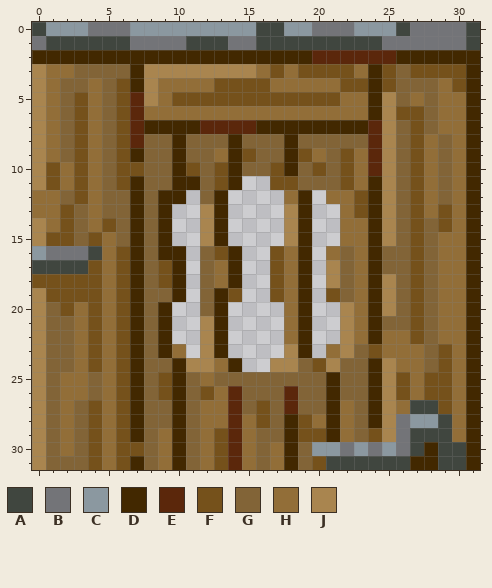
Pixel-art sprite -- Medival_pack/textures/blocks/door_wood_upper.png. Above is the file before it was changed.
The file is 32x32 pixels. Colours within 5 levels of each other are drawn and written as one.
Palette (. is transparent): A #40463f  B #737478  C #8b98a0  D #422800  E #5b270b  F #75511b  G #826437  H #926e38  J #a9854f
Pixels before, first column x 0:
 0 ACCCBBBCCCCCCCCCAACCBBBCCCABBBBA
 1 BAAAAAABBBBAAABBAAAAAAAAABBBBBBA
 2 DDDDDDDDDDDDDDDDDDDDEEEEEEDDDDDD
 3 JHHGGGGDJJJJJJJJHFHFFFFHDFGFFFFD
 4 JHGGHGFDJHHHHFFFFHHHHHFFDFGGGHFD
 5 JHGFHGFEJHFFFFFFFFFFFFHHDJGHGHHD
 6 JHGFHGFEHHHHHHHHHHHHHHHHDJFFGHHD
 7 JHGFHGFEDDDDEEEEDDDDDDDDEJGFGHHD
 8 JHGFHGFEGGDGGGDGGGDGGGGGEJGFHGHD
 9 JHGFHGFDGGDGGHDFGGDFHGFHEJGFHGHD
10 JFHFHGFFGGDFGFDGGFDGFGFHEJGFHGHD
11 JFHFHGFDGGDDGFD..FFGGGFHDJGFHGHD
12 HHGFHGGDGDD.GD....HD.HHFDJGFHGHD
13 HHFGHGGDGD..JD....JD..HFDJGFHFHD
14 JHFGHFGDGD..JD....JD..HHDJGFGFHD
15 JFFGFHGDGD..JD....JD..HHDJGFGHHD
16 CBBBAHFDGDD.GFD..FHD.HGHDGGFGHHD
17 AAAAFHFDGFD.GHD..FHD.JGHDGGFGHHD
18 FFFFFHFDGFD.GHD..FHD.JGHDJGFGHHD
19 JFFFFHFDGGD.GDF..FHD.FGHDJGFGHHD
20 JGFHFHFDGD..GD....HD..JHDJGFGHHD
21 JGGHFHFDGD..JD....HD..JHDGGFGHHD
22 JGGHFHFDGD..JD....HD..JHDHHFGHHD
23 JGGHFHFDGDH.JD....JD.HJGFHHHGFHD
24 JGGHFHFDGGDJJHD..JJGFJGGDJHHGFHD
25 JGHHGHFDGFDGHGGGGGGGGDGGDJFHFFHD
26 JGHHGHFDGFDGFHEGGGEGGDGGDJFHFFHD
27 JGHGFHFDGGDGHHEGFGEGGDHGDJHAAFHD
28 JGHGFHFDGGDGHHEHFGDFHDHGDJBCCAHD
29 JGHGFHFDGHDGHFEHGGDFFDHGFJBAAAHD
30 JGHGFHFFGHDGHFEHGHDGCCBCBCBADAAD
31 JGGGFHFDGHDGHFEHGHDGFAAAAAADDAAD
The result:
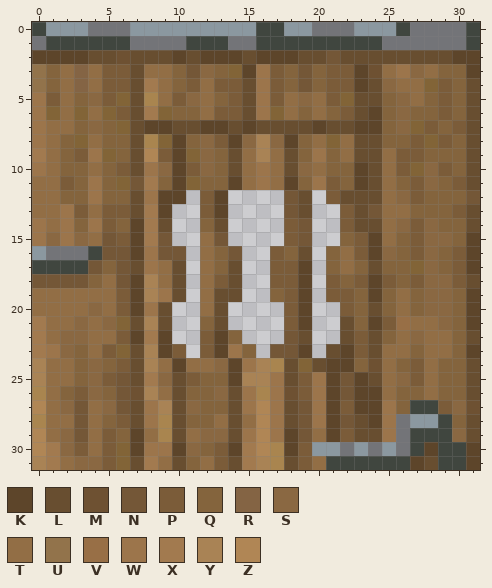
Colours new in this view: K #5d452a  L #684e30  M #6e5132  N #745737  P #7b5c39  Q #84643d  R #846444  S #8a6842  T #926e45  U #92734b  V #986f46  W #9c754b  X #a27a4f  Y #a98355  Z #b08655
From old to new:
Changed rows in their new state; - is an unchanged pixel.
first column x 0:
 2 KKKKLLMLLLKLKKKLKKKLLNLLLLLLLLKK
 3 UQTRTPPLTTQNSQGKWPQNQPPKMTWSTQQK
 4 UQTRTPPLXTQPTPPLWPQNQPPKLSTT-PQL
 5 WPTQSPGL-TPSTQPLWPTSTPGLLQSTQPQL
 6 WGTGT-PLXGQQTPPLWGTQTQPLKQSQQPQL
 7 WTTQSQGLKKLLKKLKLLLLKLLKKQSGPQPL
 8 WTQGTQQLJ-KQSPKSYSKQT-TLLQQPGPQL
 9 XTQPW-QLZPK-SQLTYTLQWQTLLTPPQQQL
10 WTQQTQPLWSKPSQLTWTLSTQQKLTPGSPQL
11 TTPQWQGNXQKGQQKTWTKQWPQKLTQPSQPL
12 TTQQWQQLWKK-PK----NL-PLLLTSPQQQN
13 TTWPTPPLXK--PK----NL--PLNTTQQQPL
14 WTWQWPQKXL--QL----PN--PLLTSPSQQL
15 WSWSTNPKXN--TN----PN--QPKTQPSSQK
16 -----NNKWNN-TQN--PQL-QTPKSQPSQPK
17 ----NQNLWTL-TQL--PPK-QTQLQQGSQPK
18 NNNNQTNKYTL-TPL--PPK-PQPKPQPSSPL
19 TTTTTTPKYWL-TLL--QPK-PPQKQTQSSQK
20 TTTTSTPKWL--TL----PK--PQLQTQSSQK
21 XTTSTSGLYL--QL----PK--LQKPVTTSQK
22 XTSSTTPKXK--PKQ---NL--LPLQTSTTQL
23 XWSQTPGLYKP-PKWQ-NNK-LKPLTTQTTQK
24 YTTQSQPLYTKTTSKWY-L-LKKQMTQPTQQL
25 YTTQSPNLXSLPQQKYYWLPWKNKLTSPTQQL
26 -TQPSQNMYTLQQSLWJWMPWKNKKTQQTQQL
27 ZTSNTSNLWYLSQQLWZWLNWKPKKWQ--PSM
28 -TTNTQPLWJLQQTLTZWLNWKNLKW----QL
29 ZTSNTPQKTJLTSSLWZWKNTKPLLW----SL
30 ZXSPTPGKWWKSQPKXZJKP--------K--K
31 YXTSSPGLXTLQTPLXYJLPT------KL--K
Pixel boxes of the changes (left, top, right, bottom) in both pictures:
changed: (32, 50, 480, 470)
